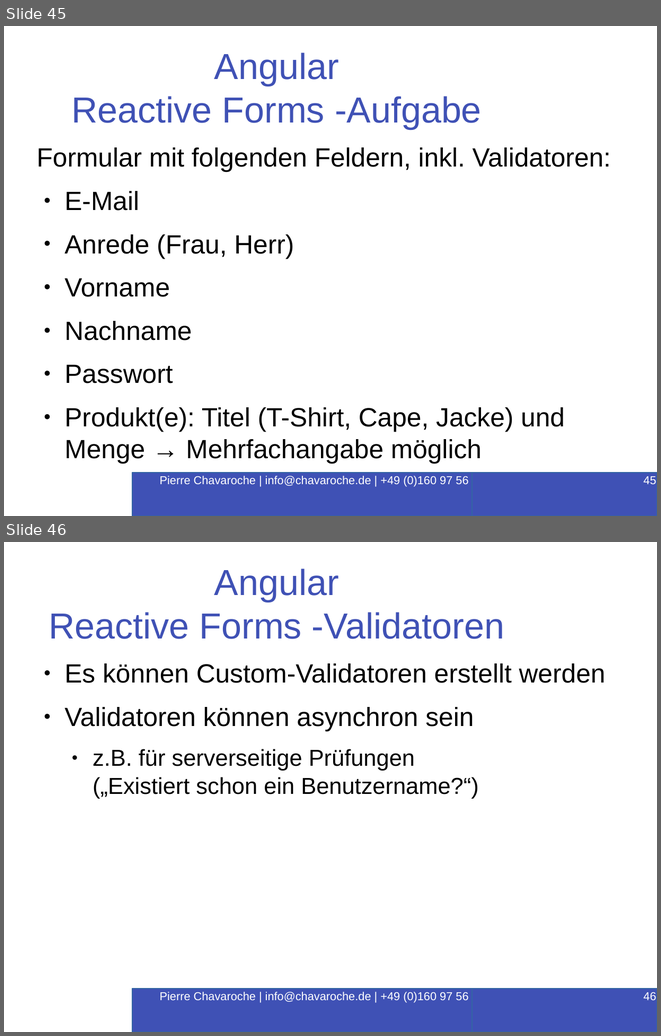
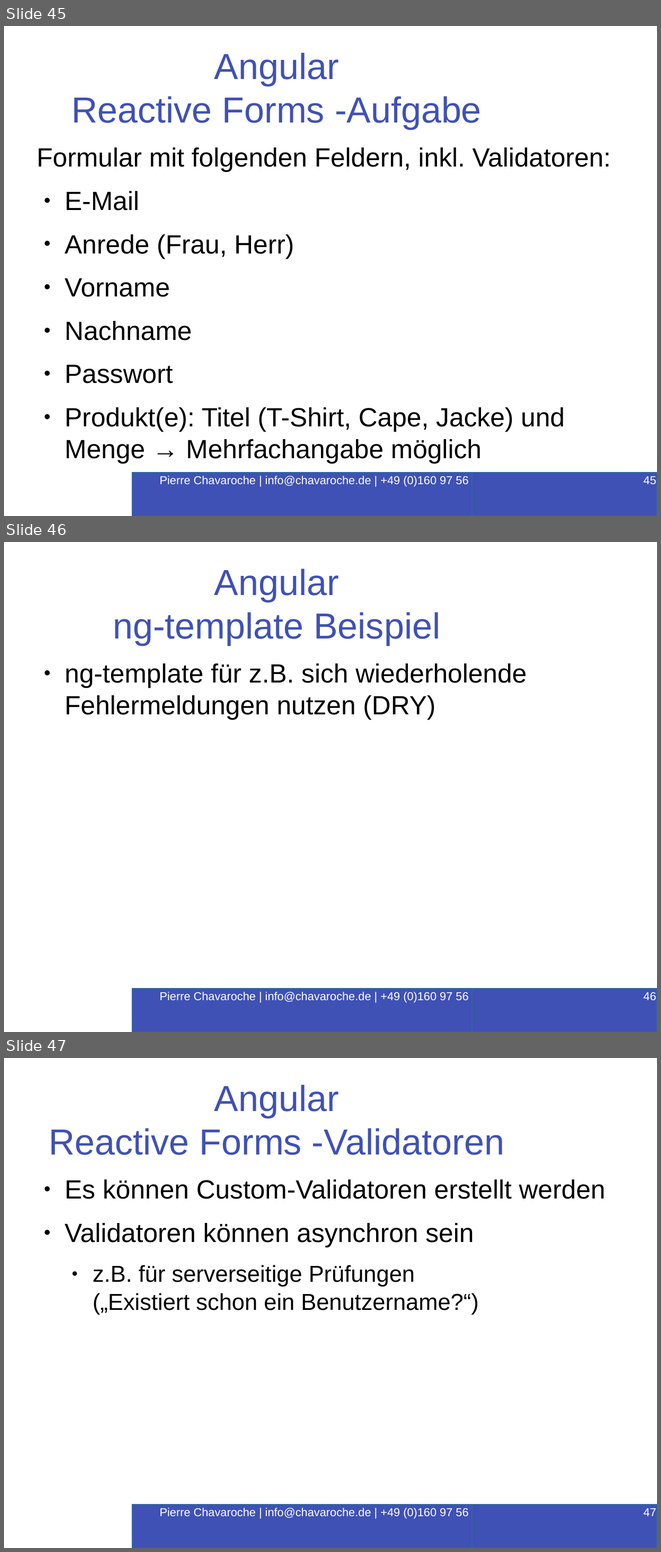
Before and after one commit to PierreChavaroche/workshop-presentation, a slide deck: Angular-RxJS.odp. Shown one above the other, each under a label of ours: slides 45 and 46 before the commit, slides 45, 46 and 47 after it. The pictures are 661x1036 and 661x1552 pixels, drawn with LibreOffice and Linux fonts; fonts in the diff are those of the drawing; background and template pictures are left out. Boxes give left, top, right and bottom in pixels: in the first picture for what was removed or moved away, otherwise in the second. Text is boxed around its words. In the diff, an @@ line names an element or a change of style, - is before the commit and + after.

```diff
--- a/Angular-RxJS.odp
+++ b/Angular-RxJS.odp
@@ slide 46 added at box(4, 542, 657, 1032), background #FFFFFF @@
@@ title added at box(113, 568, 440, 645), 44 pt, text #3F51B5 @@
+Angular
+ng-template Beispiel
@@ text added at box(64, 663, 527, 720), 32 pt, text #000000 @@
+● ng-template für z.B. sich wiederholende Fehlermeldungen nutzen (DRY)
@@ rectangle added at box(133, 988, 529, 1032), fill #3F51B5, outline #3465A4 1.5 pt, 14 pt, text #FFFFFF @@
+Pierre Chavaroche | info@chavaroche.de | +49 (0)160 97 56 16 87
@@ page number added at box(472, 988, 657, 1032), fill #3F51B5, outline #3465A4 1.5 pt, 14 pt, text #FFFFFF @@
+46
@@ what was slide 46 is now slide 47 @@
@@ page number at box(643, 1508, 656, 1516): text changed @@
-46
+47
```
Also in this commit, not shown: 3 slides changed.
